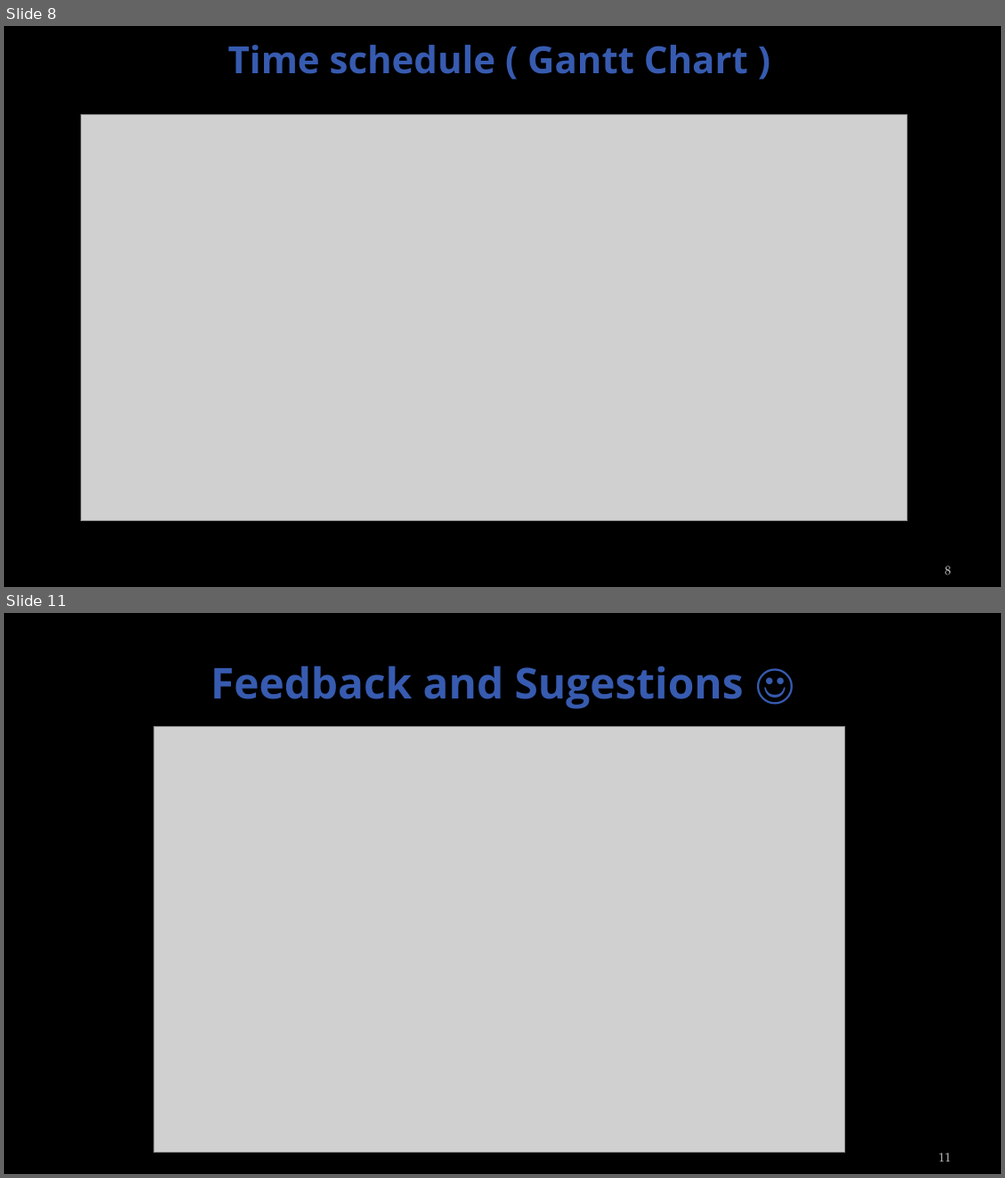
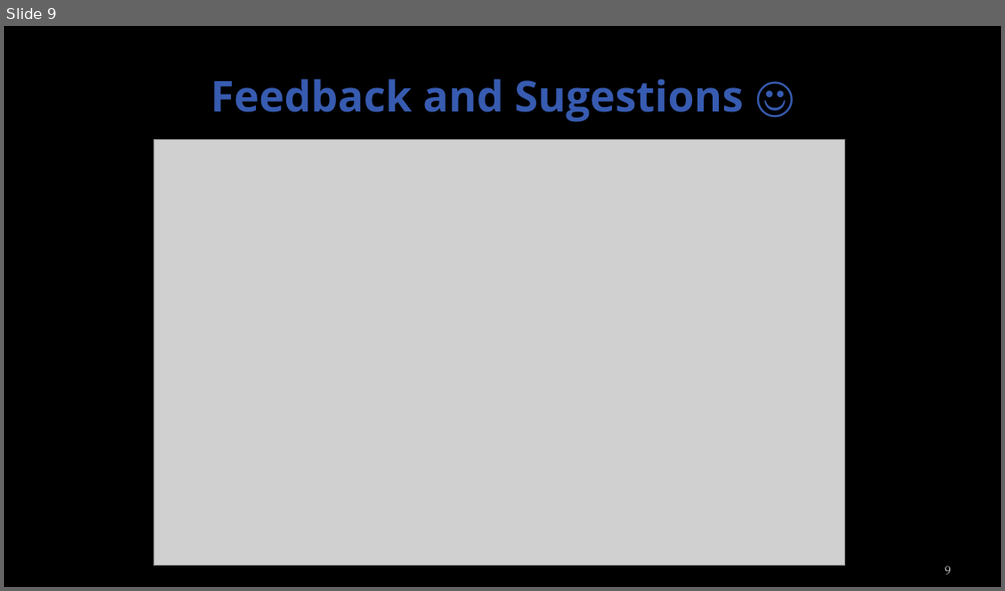
Before and after one commit to sumitbajracharya/blooddonation, a slide deck: Reference/ONBSPresentation.pptx. Shown one above the other, each under a label of ours: slides 8 and 11 before the commit, slide 9 after it; the slides between them are not shown. The pictures are 1005x1178 and 1005x591 pixels, drawn with LibreOffice and Linux fonts; fonts in the diff are those of the drawing; grey boxes stand for pictures; background and template pictures are left out. Boxes give left, top, right and bottom in pixels: in the first picture for what was removed or moved away, otherwise in the second. Text is boxed around its words. In the diff, an @@ line names an element or a change of style, - is before the commit and + after.

```diff
--- a/Reference/ONBSPresentation.pptx
+++ b/Reference/ONBSPresentation.pptx
@@ slide 8 removed at (x1=4, y1=26, x2=1001, y2=587), background picture (left out) @@
@@ title removed at (x1=228, y1=45, x2=748, y2=74) @@
-Time schedule ( Gantt Chart )
@@ picture removed at (x1=81, y1=115, x2=907, y2=521) @@
@@ page number removed at (x1=945, y1=565, x2=951, y2=574) @@
-8
@@ what was slide 11 is now slide 9 @@
@@ page number at (x1=945, y1=565, x2=951, y2=574): text changed @@
-11
+9
```
Also in this commit, not shown: 6 slides changed, 2 slides added, 3 other slides removed, 1 other file.
